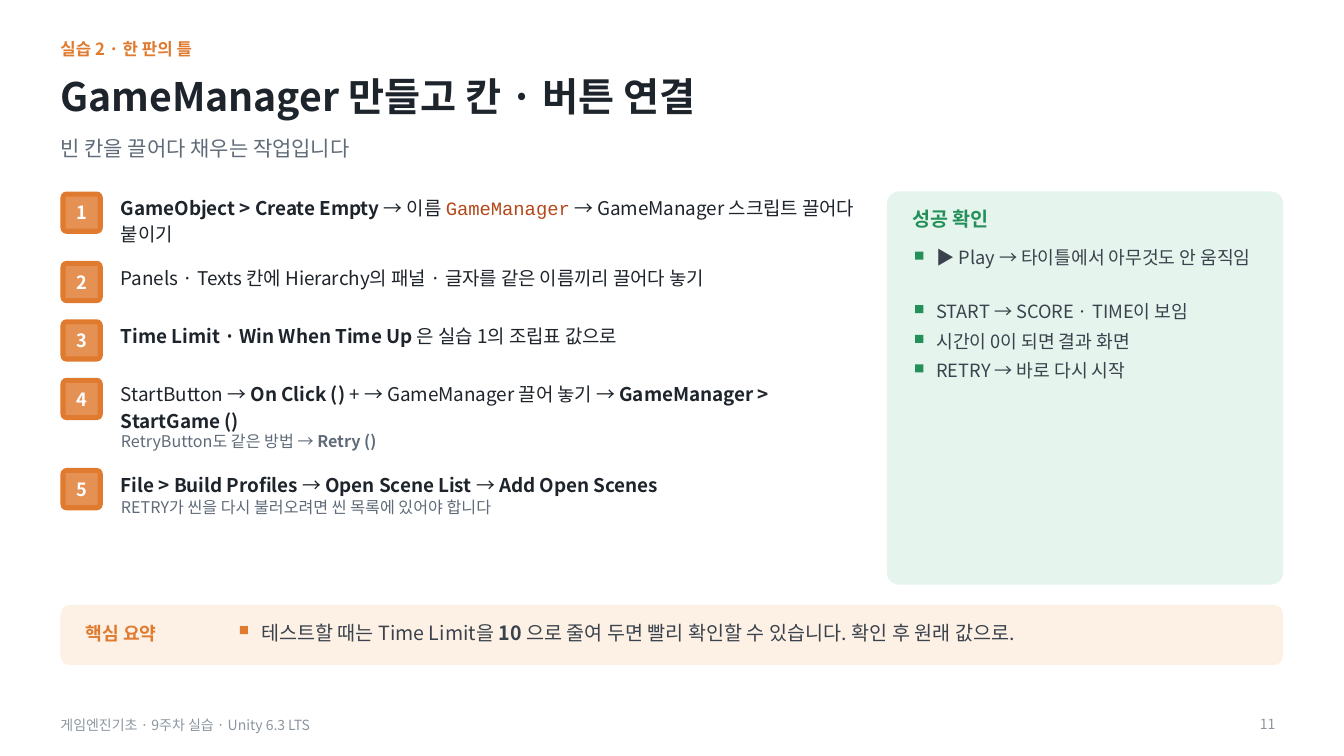
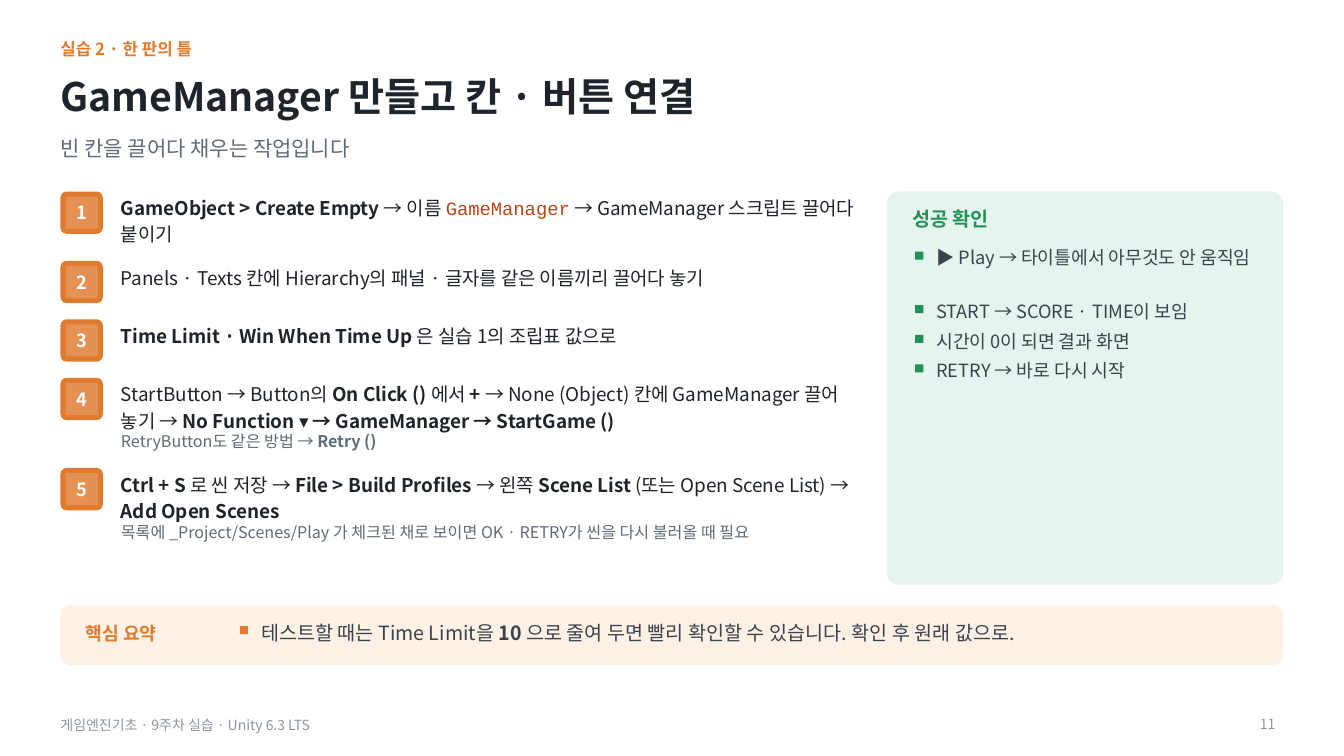
Before and after one commit to iplay-garden/game-engine-basics, a slide deck: slide 11 of 9주차/한국어/게임엔진기초_9주차_오프라인_실습슬라이드.pptx. Drawn at 1344x756 pixels with LibreOffice and Linux fonts; fonts in the diff are those of the drawing. Boxes give left, top, right and bottom in pixels: in the first picture for what was removed or moved away, otherwise in the second. Text is boxed around its words. In the diff, an @@ line names an element or a change of style, - is before the commit and + after.

```diff
--- a/9주차/한국어/게임엔진기초_9주차_오프라인_실습슬라이드.pptx
+++ b/9주차/한국어/게임엔진기초_9주차_오프라인_실습슬라이드.pptx
@@ text at bbox=[121, 385, 840, 433]: text changed; bold off @@
-StartButton → On Click () + → GameManager 끌어 놓기 → GameManager > StartGame ()
+StartButton → Button의 On Click () 에서 + → None (Object) 칸에 GameManager 끌어 놓기 → No Function ▾ → GameManager → StartGame ()
@@ text at bbox=[121, 476, 826, 522]: text changed @@
-File > Build Profiles → Open Scene List → Add Open Scenes
+Ctrl + S 로 씬 저장 → File > Build Profiles → 왼쪽 Scene List (또는 Open Scene List) → Add Open Scenes
@@ text at bbox=[121, 521, 749, 542]: text changed @@
-RETRY가 씬을 다시 불러오려면 씬 목록에 있어야 합니다
+목록에 _Project/Scenes/Play 가 체크된 채로 보이면 OK · RETRY가 씬을 다시 불러올 때 필요
```
Also in this commit, not shown: 15 other slides changed, 1 slide added, 10 other files.
